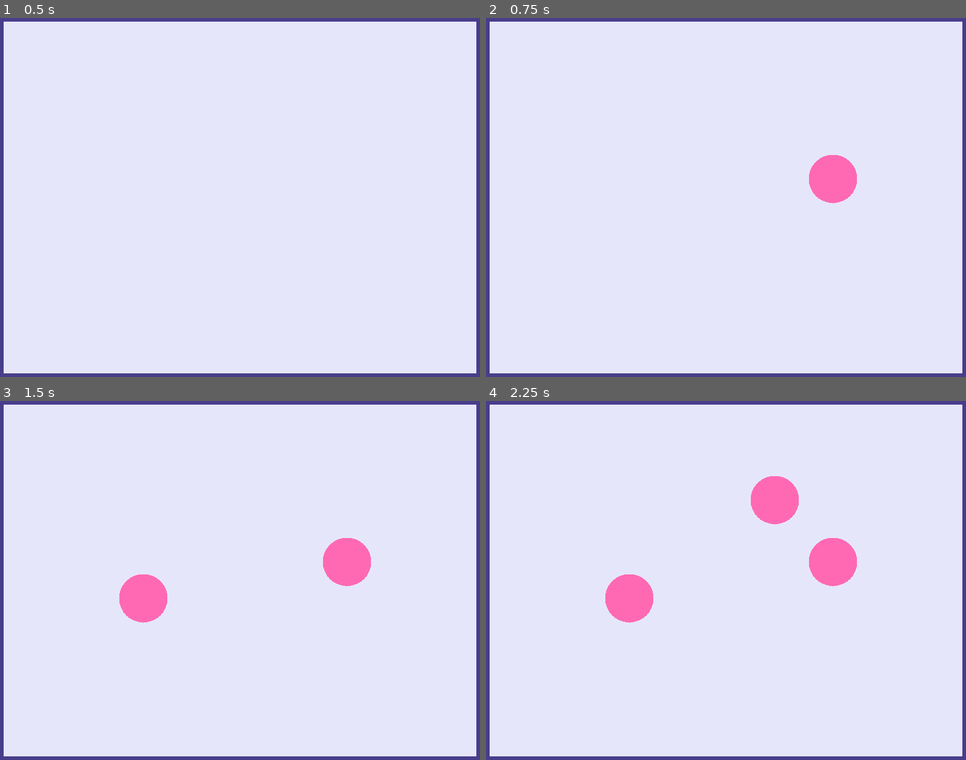
Above: before the commit, frames 1-4 (two rows, left to right).
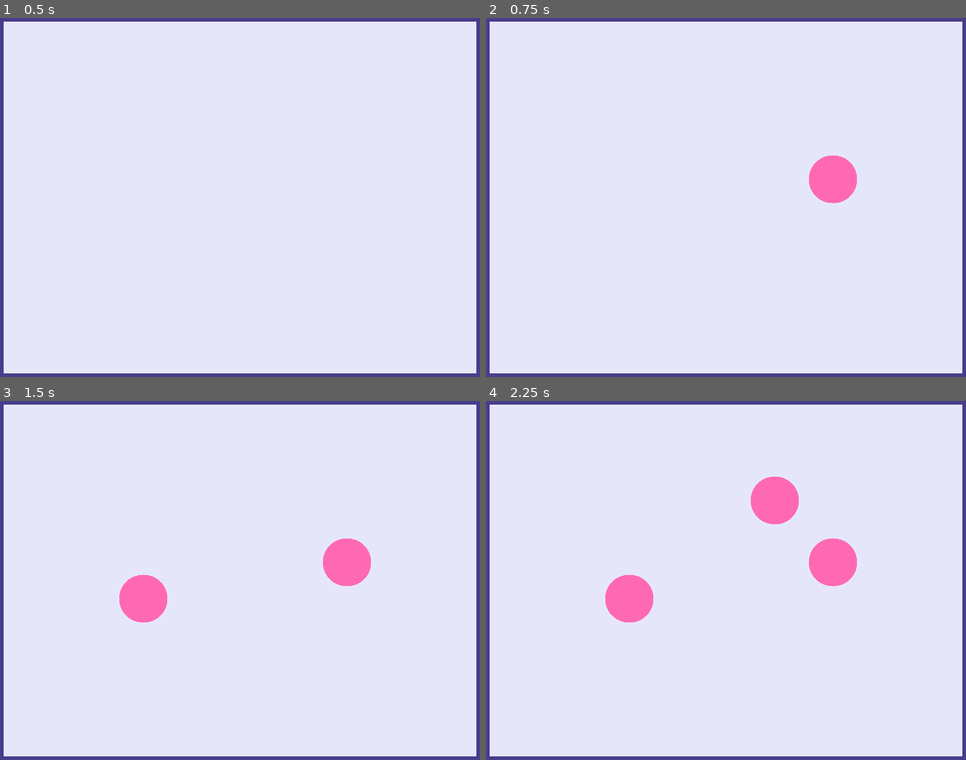
Above: after the commit, the same moments.

Repository: zommerfelds/global-game-jam-2025
Game: Godot game, scene res://nodes/karo scene.tscn
The game is run twice, just before and just after one commit, with the same random seed, the same clock (stepped at 60 frames per second) and the same inputs. This scene is started directly instead of the project's main scene.
Inputs (mouse positions are in pixels of both pictures, inside the frame that each line leads up to):
- Up to frame 1 (0.5 s): no input
- Up to frame 2 (0.75 s): tap Enter at 0.5 s; move the mouse to (831, 179) at 0.52 s; hold Up (rotate_ccw_player_1) from 0.53 s (still down); click (831, 179) at 0.67 s
- Up to frame 3 (1.5 s): tap Space (shoot_player_1) at 1.25 s; move the mouse to (144, 598) at 1.27 s; release Up (rotate_ccw_player_1) at 1.28 s; tap Down (rotate_cw_player_1) at 1.35 s; click (144, 598) at 1.42 s
- Up to frame 4 (2.25 s): tap Enter at 2 s; move the mouse to (774, 501) at 2.02 s; hold Space (shoot_player_1) from 2.03 s (still down); click (774, 501) at 2.17 s

Frame 1 is identical in both runs. In frame 2, less than 0.1% of the frame differs, in the area x 67-78%, y 38-52%; in frame 3, less than 0.1%; in frame 4, less than 0.1%, in the area x 24-78%, y 20-62%.

Commit message:
paint circles pixel by pixel

Diff:
--- a/scripts/paintable_area.gd
+++ b/scripts/paintable_area.gd
@@ -30,8 +30,6 @@
 	# Draw a circle, column by column
 	for x in range(-radius, radius + 1):
 		var sq = sqrt(radius**2 - x**2)
-		image.fill_rect(
-			Rect2i(position.x + x, position.y - sq, 1, sq * 2),
-			color
-		)
+		for y in range(-sq, sq):
+			image.set_pixel(position.x + x, position.y + y, color)
 	texture = ImageTexture.create_from_image(image)
